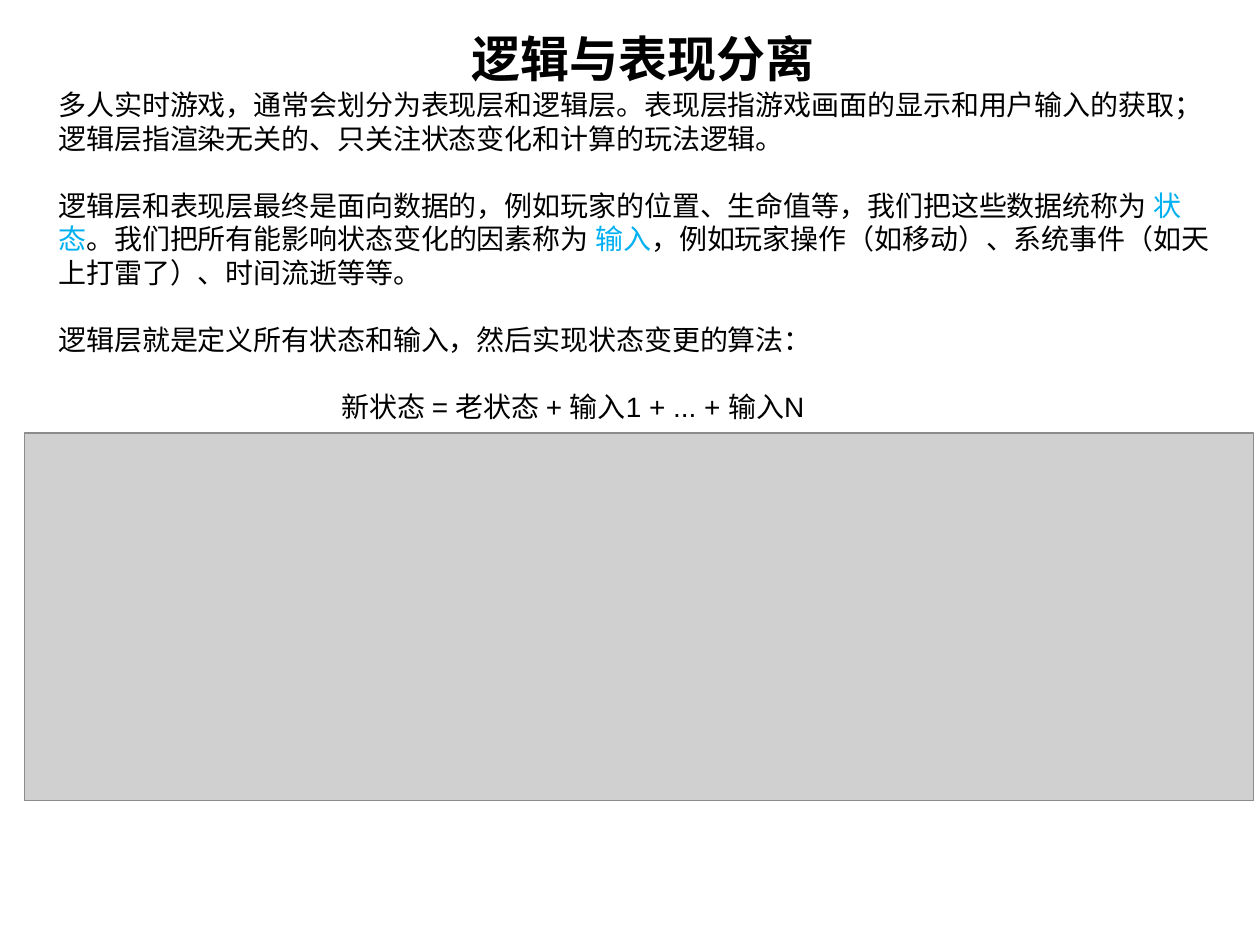
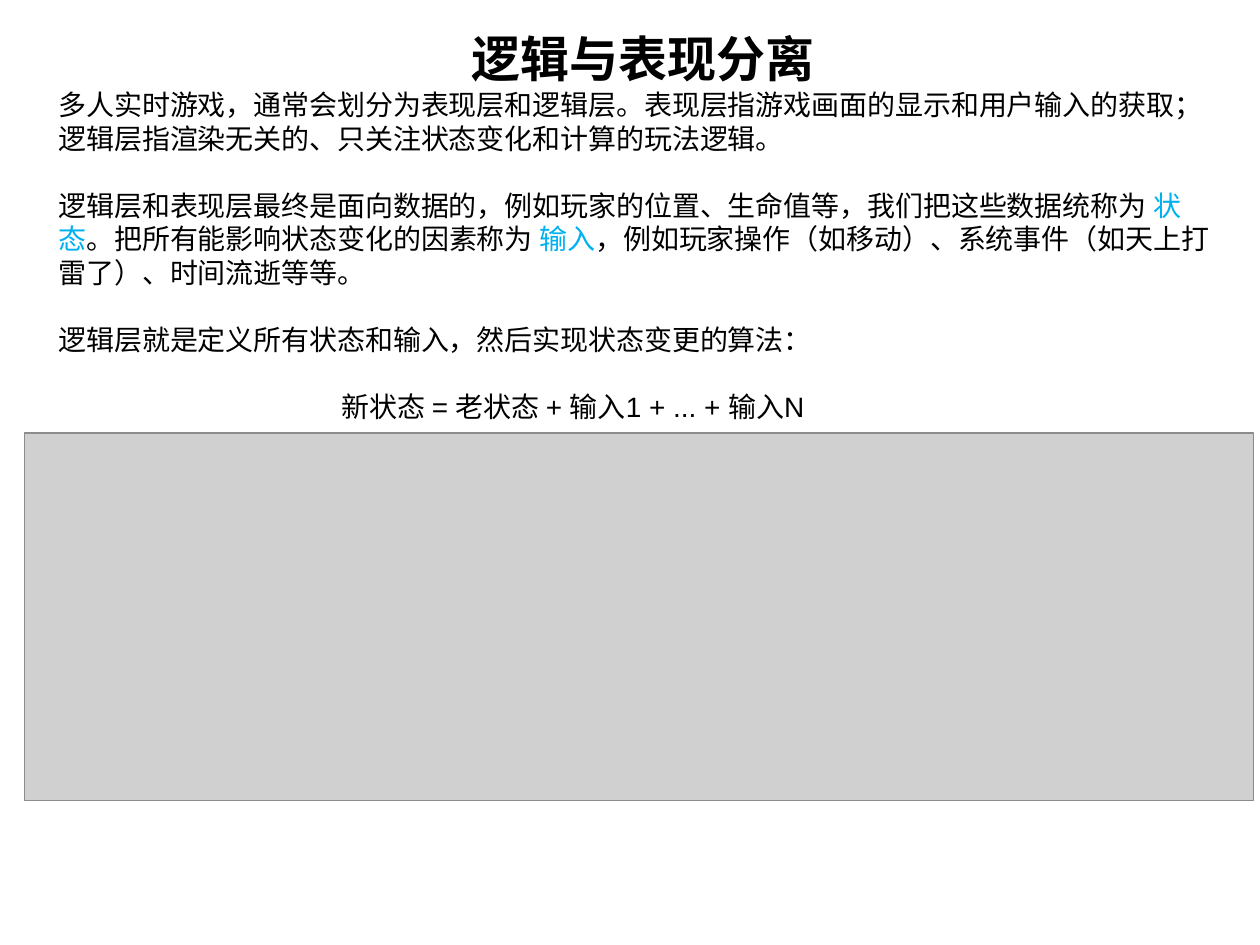
Before and after one commit to cyk88888888/LockStep-StateSynchronization, a slide deck: slide 7 of 浅析帧同步和状态同步.ppt. Drawn at 1260x945 pixels with LibreOffice and Linux fonts; fonts in the diff are those of the drawing; grey boxes stand for pictures. Boxes give left, top, right and bottom in pixels: in the first picture for what was removed or moved away, otherwise in the second. Text is boxed around its words. In the diff, an @@ line names an element or a change of style, - is before the commit and + after.

```diff
--- a/浅析帧同步和状态同步.ppt
+++ b/浅析帧同步和状态同步.ppt
@@ text at [58,192,1210,286]: text changed @@
-逻辑层和表现层最终是面向数据的，例如玩家的位置、生命值等，我们把这些数据统称为 状态。我们把所有能影响状态变化的因素称为 输入，例如玩家操作（如移动）、系统事件（如天上打雷了）、时间流逝等等。
+逻辑层和表现层最终是面向数据的，例如玩家的位置、生命值等，我们把这些数据统称为 状态。把所有能影响状态变化的因素称为 输入，例如玩家操作（如移动）、系统事件（如天上打雷了）、时间流逝等等。
```
Also in this commit, not shown: 4 other slides changed, 1 other file.
